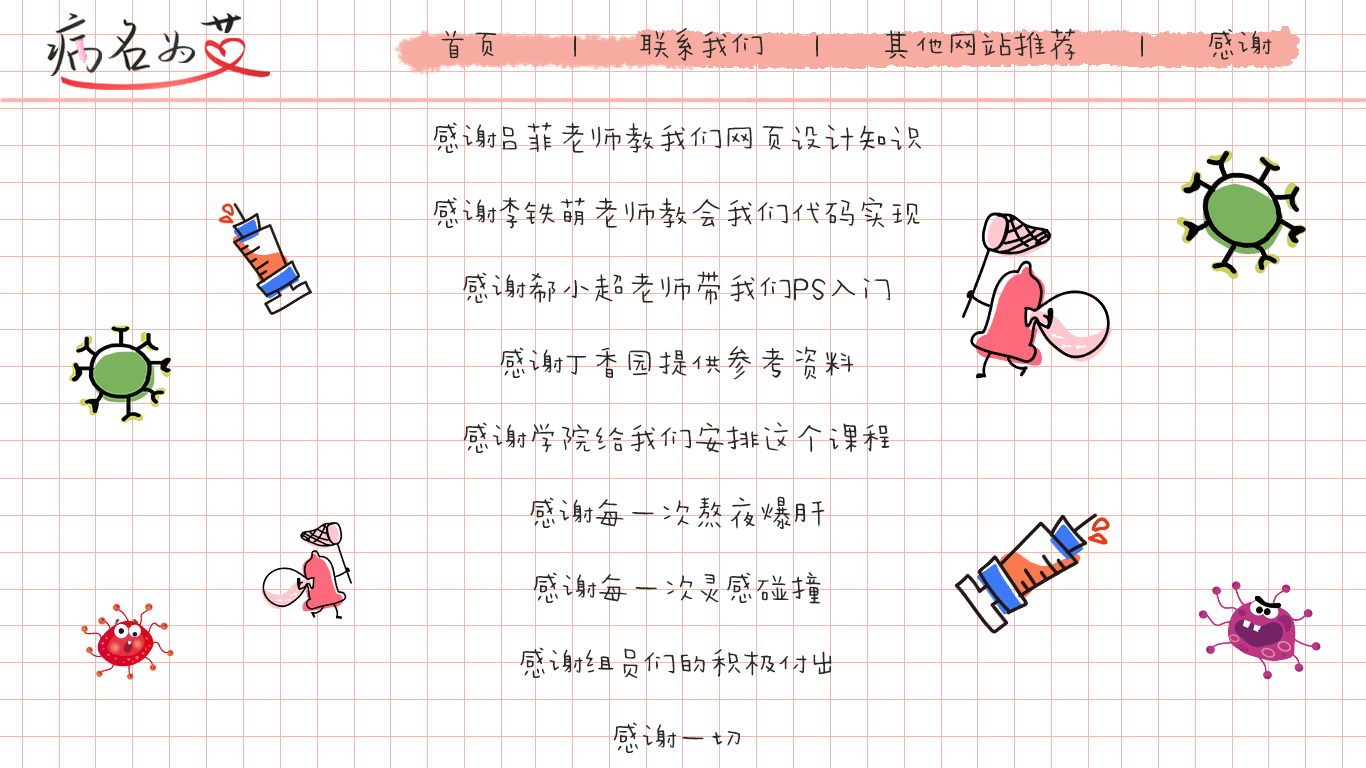
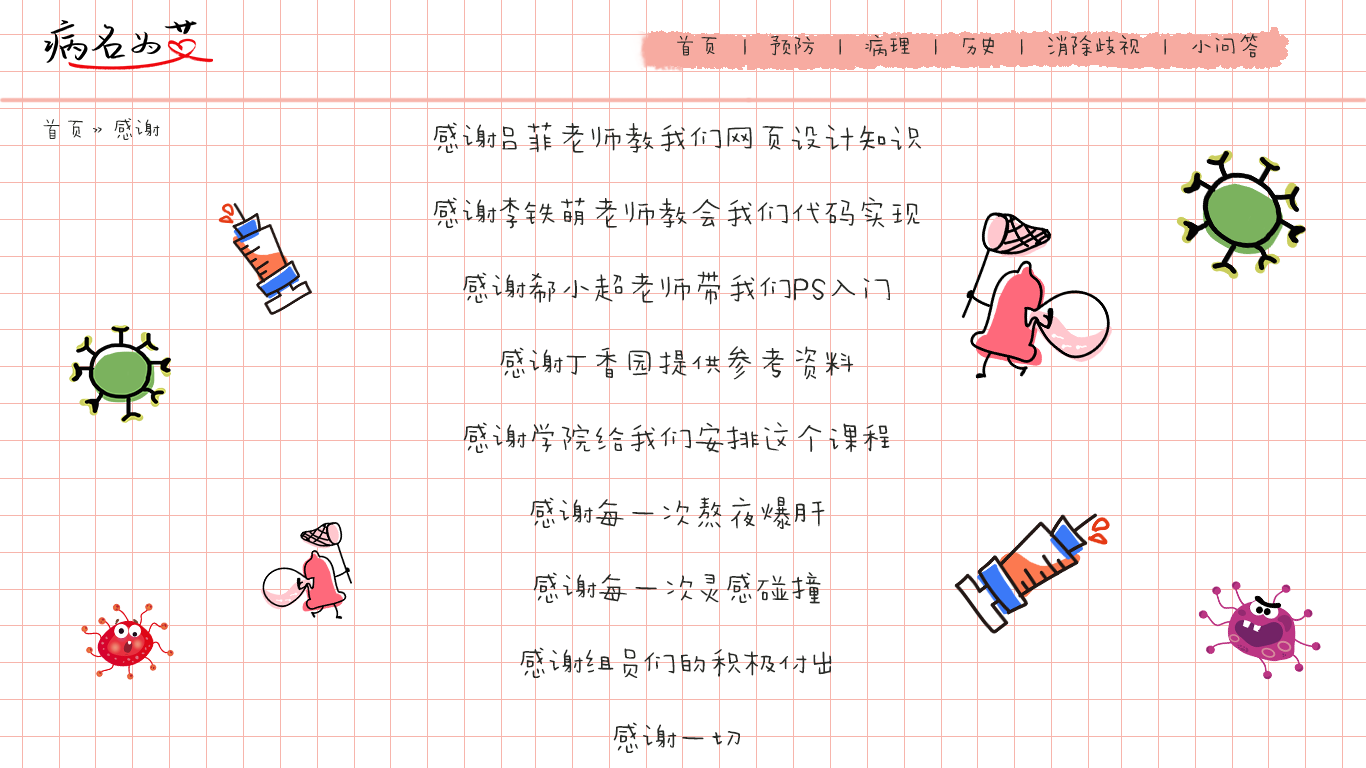
Layer changes from the first 1366px x 768px image to the second:
added layer "首页》感谢" in group "title" over [43, 118, 160, 140]
moved "logo" above "首页 | 预防 | 病理 | 历史 | 消除歧视 | 小问答", painted on it over [44, 13, 270, 90]
renamed "图层 13" to "首页 | 预防 | 病理 | 历史 | 消除歧视 | 小问答", moved it above "粗横线", painted on it over [393, 26, 1300, 75]
removed layer "首页 | 联系我们 | 其他网站推荐 | 感谢" from group "title" over [441, 27, 1272, 61]
